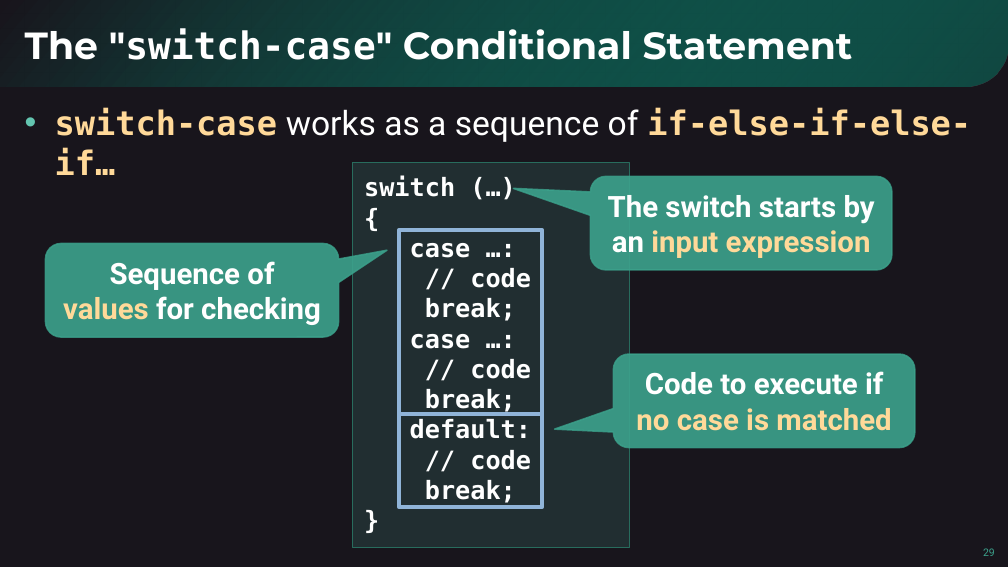
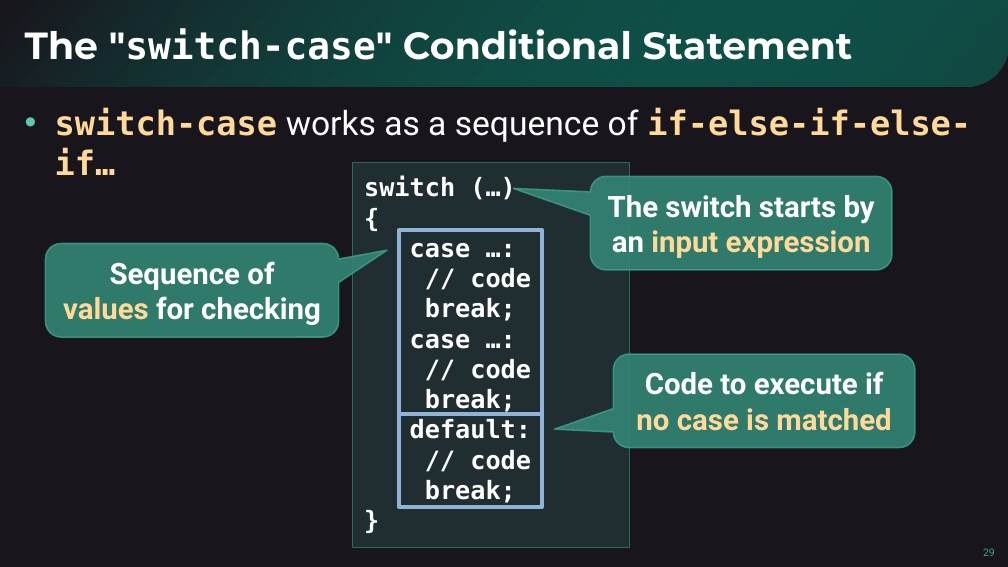
Before and after one commit to SoftUni/SoftUni-Course-Converter, a slide deck: slide 29 of Document-Templates/SoftUni-AI-PowerPoint-Template-Oct-2024.pptx. Drawn at 1008x567 pixels with LibreOffice and Linux fonts; fonts in the diff are those of the drawing; background and template pictures are left out. Boxes give left, top, right and bottom in pixels: in the first picture for what was removed or moved away, otherwise in the second. Text is boxed around its words. In the diff, an @@ line names an element or a change of style, - is before the commit and + after.

```diff
--- a/Document-Templates/SoftUni-AI-PowerPoint-Template-Oct-2024.pptx
+++ b/Document-Templates/SoftUni-AI-PowerPoint-Template-Oct-2024.pptx
@@ fill #3CA28C at 90% opacity to #338575 at 90% opacity in 3 elements at (591,176,892,270), (45,243,339,337), (613,354,915,448) @@
```
Also in this commit, not shown: 12 other slides changed.
